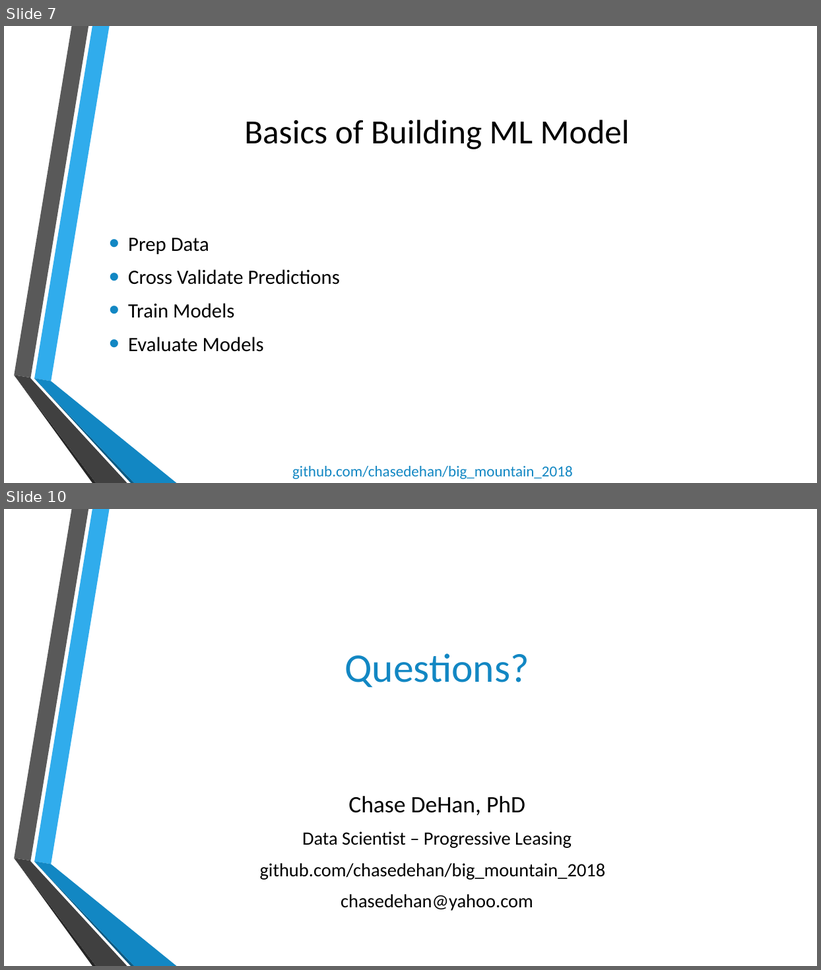
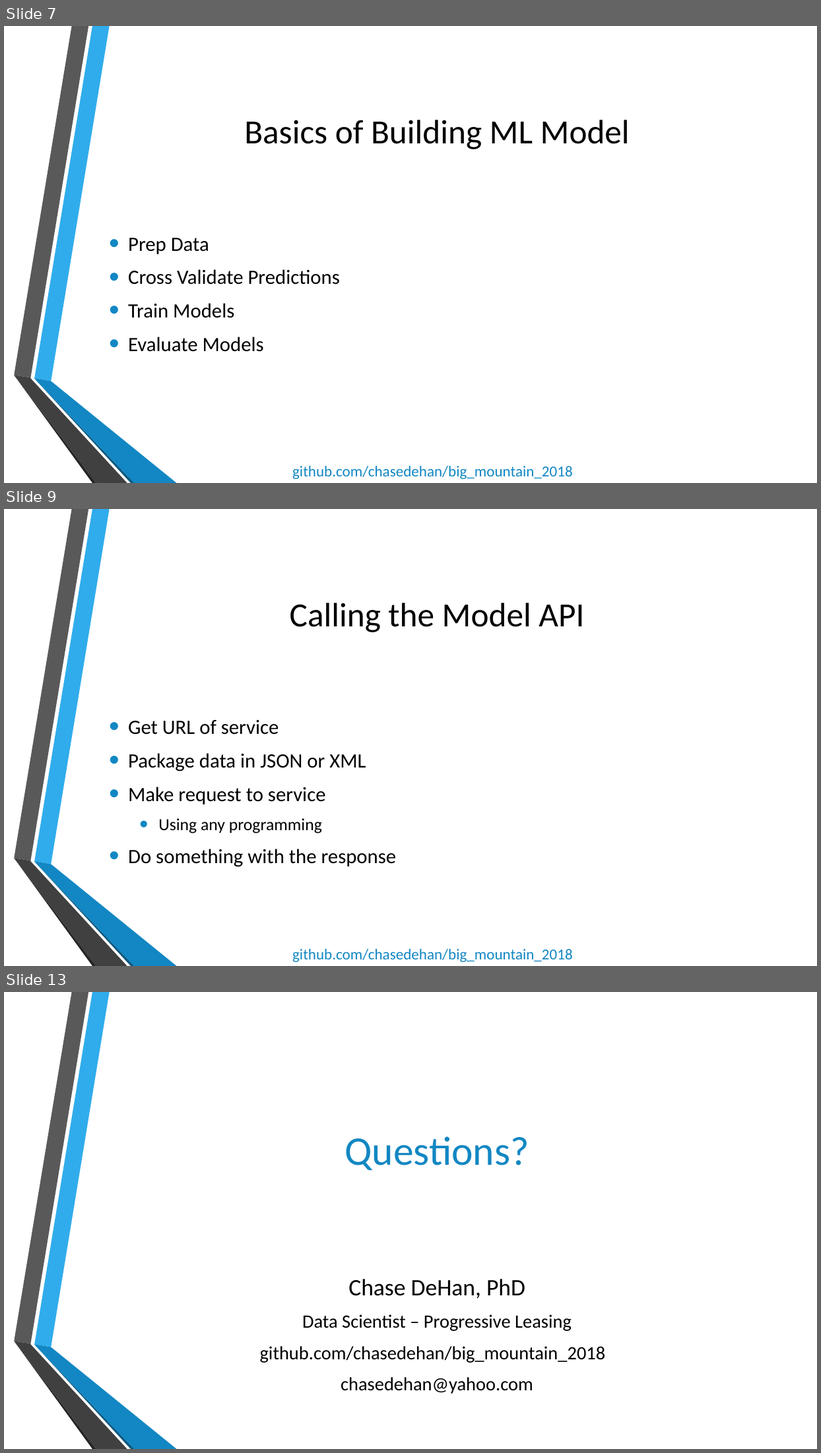
Before and after one commit to chasedehan/big_mountain_2018, a slide deck: Deploying Machine Learning APIs with Python.pptx. Shown one above the other, each under a label of ours: slides 7 and 10 before the commit, slides 7, 9 and 13 after it; the slides between them are not shown. The pictures are 821x970 and 821x1453 pixels, drawn with LibreOffice and Linux fonts; fonts in the diff are those of the drawing; background and template pictures are left out. Boxes give left, top, right and bottom in pixels: in the first picture for what was removed or moved away, otherwise in the second. Text is boxed around its words. In the diff, an @@ line names an element or a change of style, - is before the commit and + after.

```diff
--- a/Deploying Machine Learning APIs with Python.pptx
+++ b/Deploying Machine Learning APIs with Python.pptx
@@ slide 9 added at bbox=[4, 509, 817, 966], background picture (left out); not listed: 6 template elements that a slide beside it also shows @@
@@ title added at bbox=[290, 603, 584, 632], 40 pt, text #000000 @@
+Calling the Model API
@@ text added at bbox=[128, 720, 397, 867], 24 pt, text #000000 @@
+• Get URL of service
+• Package data in JSON or XML
+• Make request to service
+  • Using any programming
+• Do something with the response
@@ text added at bbox=[292, 949, 573, 962], 18 pt, text #1287C3 @@
+github.com/chasedehan/big_mountain_2018
@@ what was slide 10 is now slide 13 @@
```
Also in this commit, not shown: 4 slides changed, 2 other slides added.
